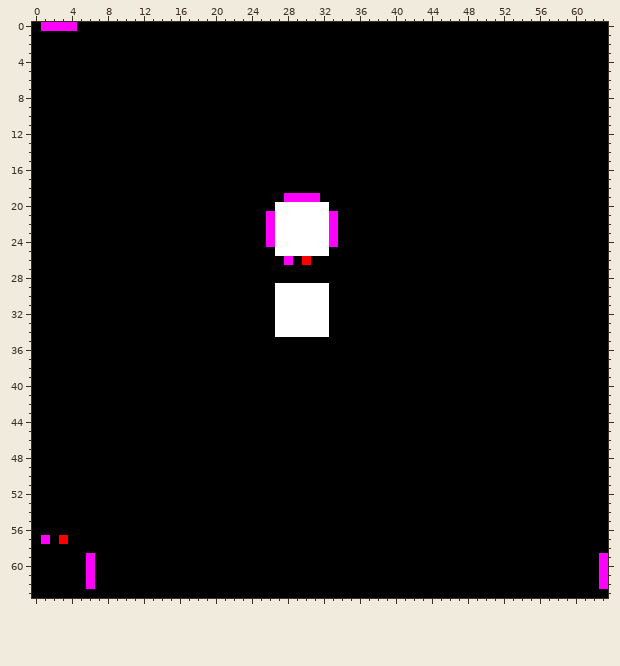
Two versions of one pixel-art sprite, Assets/Image/Map/LayoutMap.png. Above: the version before the commit.
The file is 64x64 pixels.
The result:
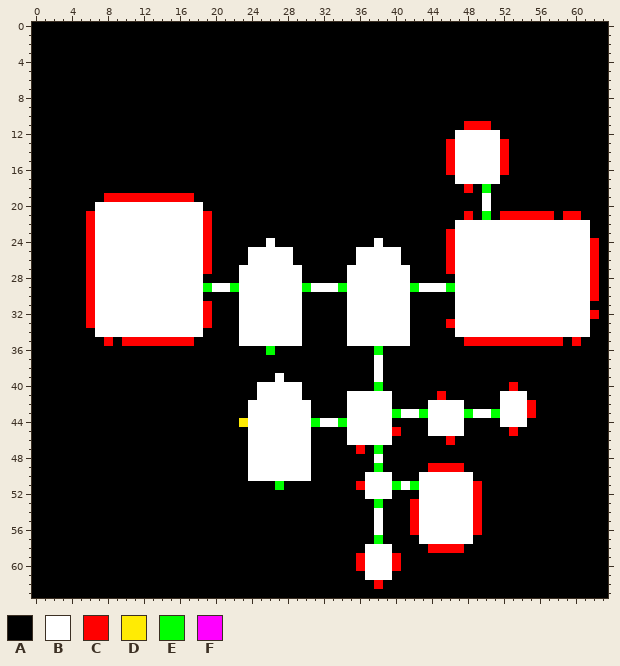
Palette (. is transparent): A #000000  B #ffffff  C #ff0000  D #ffeb04  E #00ff00  F #ff00ff
Message: now generating layout correctly
The edit:
y 0: x 1..4 FFFF -> AAAA
y 11: x 48..50 AAA -> CCC
y 12: x 47..51 AAAAA -> BBBBB
y 13..16: x 46..52 AAAAAAA -> CBBBBBC
y 17: x 47..51 AAAAA -> BBBBB
y 18: x 48 A -> C; x 50 A -> E
y 19: x 8..17 AAAAAAAAAA -> CCCCCCCCCC; x 28..31 FFFF -> AAAA; x 50 A -> B
y 20: x 7..18 AAAAAAAAAAAA -> BBBBBBBBBBBB; x 27..32 BBBBBB -> AAAAAA; x 50 A -> B
y 21: x 6..19 AAAAAAAAAAAAAA -> CBBBBBBBBBBBBC; x 26..33 FBBBBBBF -> AAAAAAAA; x 48 A -> C; x 50 A -> E; x 52..57 AAAAAA -> CCCCCC; x 59..60 AA -> CC
y 22: x 6..19 AAAAAAAAAAAAAA -> CBBBBBBBBBBBBC; x 26..33 FBBBBBBF -> AAAAAAAA; x 47..61 AAAAAAAAAAAAAAA -> BBBBBBBBBBBBBBB
y 23: x 6..19 AAAAAAAAAAAAAA -> CBBBBBBBBBBBBC; x 26..33 FBBBBBBF -> AAAAAAAA; x 46..61 AAAAAAAAAAAAAAAA -> CBBBBBBBBBBBBBBB
y 24: x 6..19 AAAAAAAAAAAAAA -> CBBBBBBBBBBBBC; x 26..33 FBBBBBBF -> BAAAAAAA; x 38 A -> B; x 46..62 AAAAAAAAAAAAAAAAA -> CBBBBBBBBBBBBBBBC
y 25: x 6..19 AAAAAAAAAAAAAA -> CBBBBBBBBBBBBC; x 24..26 AAA -> BBB; x 29..32 BBBB -> AAAA; x 36..40 AAAAA -> BBBBB; x 46..62 AAAAAAAAAAAAAAAAA -> CBBBBBBBBBBBBBBBC
y 26: x 6..19 AAAAAAAAAAAAAA -> CBBBBBBBBBBBBC; x 24..28 AAAAF -> BBBBB; x 30 C -> A; x 36..40 AAAAA -> BBBBB; x 46..62 AAAAAAAAAAAAAAAAA -> CBBBBBBBBBBBBBBBC
y 27: x 6..19 AAAAAAAAAAAAAA -> CBBBBBBBBBBBBC; x 23..29 AAAAAAA -> BBBBBBB; x 35..41 AAAAAAA -> BBBBBBB; x 46..62 AAAAAAAAAAAAAAAAA -> CBBBBBBBBBBBBBBBC
y 28: x 6..18 AAAAAAAAAAAAA -> CBBBBBBBBBBBB; x 23..29 AAAAAAA -> BBBBBBB; x 35..41 AAAAAAA -> BBBBBBB; x 47..62 AAAAAAAAAAAAAAAA -> BBBBBBBBBBBBBBBC
y 29: x 6..26 AAAAAAAAAAAAAAAAAAAAA -> CBBBBBBBBBBBBEBBEBBBB; x 30 B -> E; x 33..62 AAAAAAAAAAAAAAAAAAAAAAAAAAAAAA -> BEBBBBBBBEBBBEBBBBBBBBBBBBBBBC
y 30: x 6..18 AAAAAAAAAAAAA -> CBBBBBBBBBBBB; x 23..26 AAAA -> BBBB; x 30..32 BBB -> AAA; x 35..41 AAAAAAA -> BBBBBBB; x 47..62 AAAAAAAAAAAAAAAA -> BBBBBBBBBBBBBBBC
y 31: x 6..19 AAAAAAAAAAAAAA -> CBBBBBBBBBBBBC; x 23..26 AAAA -> BBBB; x 30..32 BBB -> AAA; x 35..41 AAAAAAA -> BBBBBBB; x 47..61 AAAAAAAAAAAAAAA -> BBBBBBBBBBBBBBB
y 32: x 6..19 AAAAAAAAAAAAAA -> CBBBBBBBBBBBBC; x 23..26 AAAA -> BBBB; x 30..32 BBB -> AAA; x 35..41 AAAAAAA -> BBBBBBB; x 47..62 AAAAAAAAAAAAAAAA -> BBBBBBBBBBBBBBBC
y 33: x 6..19 AAAAAAAAAAAAAA -> CBBBBBBBBBBBBC; x 23..26 AAAA -> BBBB; x 30..32 BBB -> AAA; x 35..41 AAAAAAA -> BBBBBBB; x 46..61 AAAAAAAAAAAAAAAA -> CBBBBBBBBBBBBBBB
y 34: x 7..18 AAAAAAAAAAAA -> BBBBBBBBBBBB; x 23..26 AAAA -> BBBB; x 30..32 BBB -> AAA; x 35..41 AAAAAAA -> BBBBBBB; x 47..61 AAAAAAAAAAAAAAA -> BBBBBBBBBBBBBBB
y 35: x 8 A -> C; x 10..17 AAAAAAAA -> CCCCCCCC; x 23..29 AAAAAAA -> BBBBBBB; x 35..41 AAAAAAA -> BBBBBBB; x 48..58 AAAAAAAAAAA -> CCCCCCCCCCC; x 60 A -> C
y 36: x 26 A -> E; x 38 A -> E
y 37..38: x 38 A -> B
y 39: x 27 A -> B; x 38 A -> B
y 40: x 25..29 AAAAA -> BBBBB; x 38 A -> E; x 53 A -> C
y 41: x 25..29 AAAAA -> BBBBB; x 35..39 AAAAA -> BBBBB; x 45 A -> C; x 52..54 AAA -> BBB
y 42: x 24..30 AAAAAAA -> BBBBBBB; x 35..39 AAAAA -> BBBBB; x 44..47 AAAA -> BBBB; x 52..55 AAAA -> BBBC
y 43: x 24..30 AAAAAAA -> BBBBBBB; x 35..55 AAAAAAAAAAAAAAAAAAAAA -> BBBBBEBBEBBBBEBBEBBBC
y 44: x 23..39 AAAAAAAAAAAAAAAAA -> DBBBBBBBEBBEBBBBB; x 44..47 AAAA -> BBBB; x 52..54 AAA -> BBB
y 45: x 24..30 AAAAAAA -> BBBBBBB; x 35..40 AAAAAA -> BBBBBC; x 44..47 AAAA -> BBBB; x 53 A -> C
y 46: x 24..30 AAAAAAA -> BBBBBBB; x 35..39 AAAAA -> BBBBB; x 46 A -> C
y 47: x 24..30 AAAAAAA -> BBBBBBB; x 36 A -> C; x 38 A -> E
y 48: x 24..30 AAAAAAA -> BBBBBBB; x 38 A -> B
y 49: x 24..30 AAAAAAA -> BBBBBBB; x 38 A -> E; x 44..47 AAAA -> CCCC
y 50: x 24..30 AAAAAAA -> BBBBBBB; x 37..39 AAA -> BBB; x 43..48 AAAAAA -> BBBBBB
y 51: x 27 A -> E; x 36..49 AAAAAAAAAAAAAA -> CBBBEBEBBBBBBC
y 52: x 37..39 AAA -> BBB; x 43..49 AAAAAAA -> BBBBBBC
y 53: x 38 A -> E; x 42..49 AAAAAAAA -> CBBBBBBC
y 54..56: x 38 A -> B; x 42..49 AAAAAAAA -> CBBBBBBC
y 57: x 1 F -> A; x 3 C -> A; x 38 A -> E; x 43..48 AAAAAA -> BBBBBB
y 58: x 37..39 AAA -> BBB; x 44..47 AAAA -> CCCC
y 59..60: x 6 F -> A; x 36..40 AAAAA -> CBBBC; x 63 F -> A
y 61: x 6 F -> A; x 37..39 AAA -> BBB; x 63 F -> A
y 62: x 6 F -> A; x 38 A -> C; x 63 F -> A
